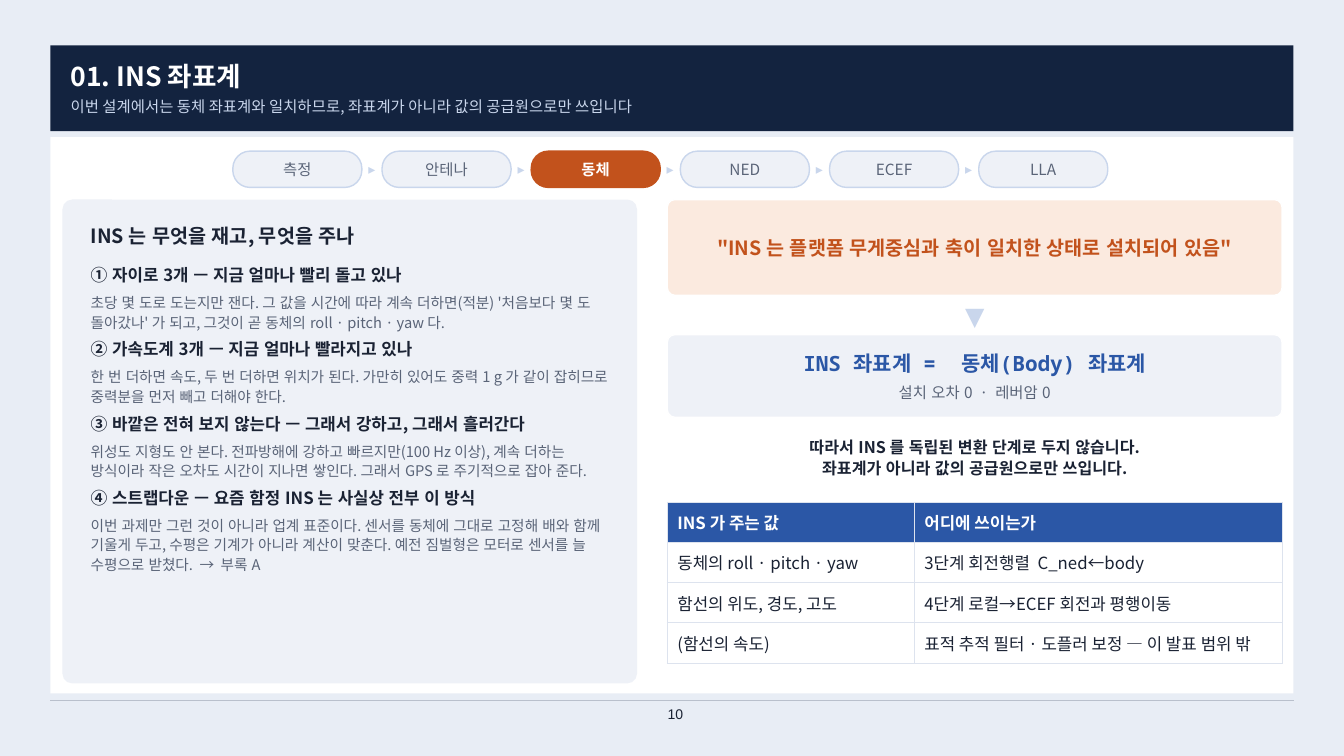
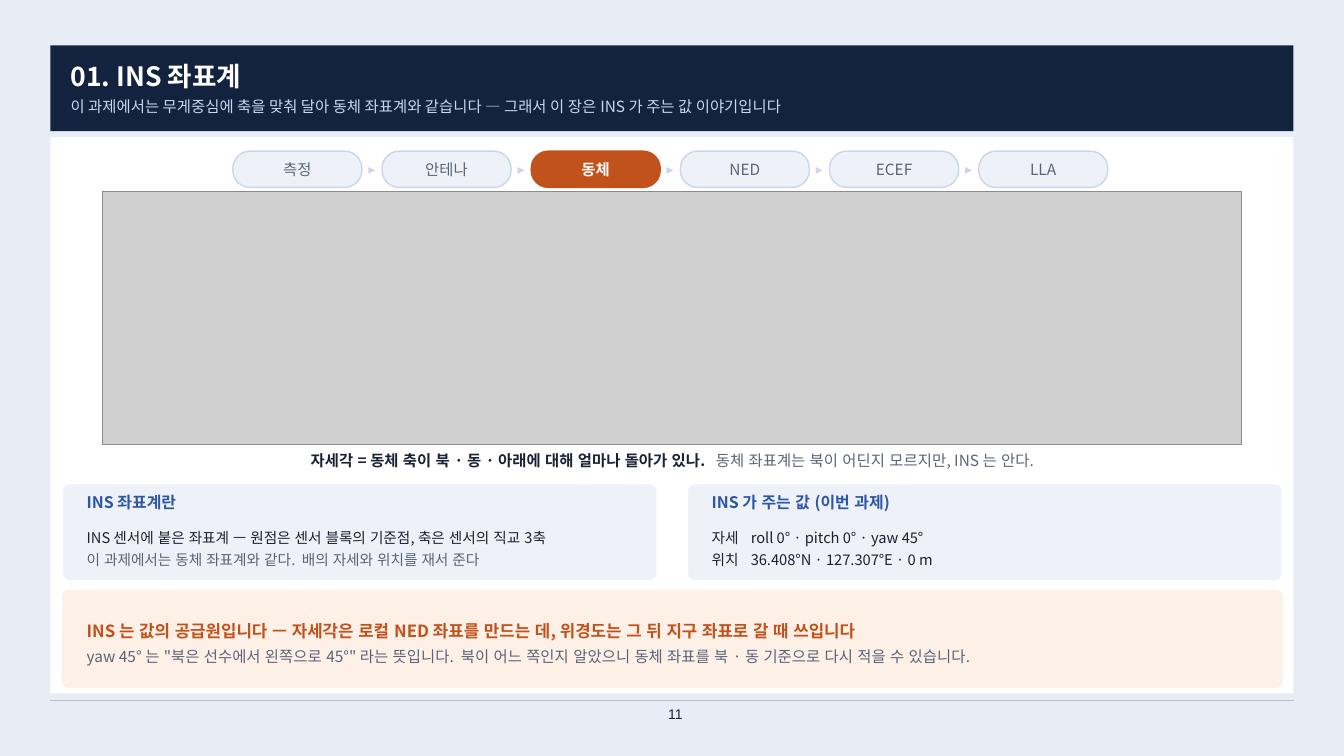
Before and after one commit to harley-hwan/radar-sw-study, a slide deck: slide 11 of Part2_CoordFrames/ref/산출물/Chapter2_coordinate_systems.pptx (slide 10 before the commit). Drawn at 1344x756 pixels with LibreOffice and Linux fonts; fonts in the diff are those of the drawing; grey boxes stand for pictures. Boxes give left, top, right and bottom in pixels: in the first picture for what was removed or moved away, otherwise in the second. Text is boxed around its words. In the diff, an @@ line names an element or a change of style, - is before the commit and + after.

```diff
--- a/Part2_CoordFrames/ref/산출물/Chapter2_coordinate_systems.pptx
+++ b/Part2_CoordFrames/ref/산출물/Chapter2_coordinate_systems.pptx
@@ text at [71, 99, 781, 113]: text changed @@
-이번 설계에서는 동체 좌표계와 일치하므로, 좌표계가 아니라 값의 공급원으로만 쓰입니다
+이 과제에서는 무게중심에 축을 맞춰 달아 동체 좌표계와 같습니다 — 그래서 이 장은 INS 가 주는 값 이야기입니다
@@ rounded rectangle removed at [63, 200, 637, 684] @@
@@ picture added at [103, 192, 1242, 445] @@
@@ rounded rectangle removed at [667, 200, 1282, 295] @@
@@ text removed at [91, 226, 355, 247] @@
-INS 는 무엇을 재고, 무엇을 주나
@@ text removed at [717, 238, 1232, 257] @@
-"INS 는 플랫폼 무게중심과 축이 일치한 상태로 설치되어 있음"
@@ text removed at [91, 266, 608, 571] @@
-① 자이로 3개 — 지금 얼마나 빨리 돌고 있나
-초당 몇 도로 도는지만 잰다. 그 값을 시간에 따라 계속 더하면(적분) '처음보다 몇 도 돌아갔나' 가 되고, 그것이 곧 동체의 roll · pitch · yaw 다.
-② 가속도계 3개 — 지금 얼마나 빨라지고 있나
-한 번 더하면 속도, 두 번 더하면 위치가 된다. 가만히 있어도 중력 1 g 가 같이 잡히므로 중력분을 먼저 빼고 더해야 한다.
-③ 바깥은 전혀 보지 않는다 — 그래서 강하고, 그래서 흘러간다
-위성도 지형도 안 본다. 전파방해에 강하고 빠르지만(100 Hz 이상), 계속 더하는 방식이라 작은 오차도 시간이 지나면 쌓인다. 그래서 GPS 로 주기적으로 잡아 준다.
-④ 스트랩다운 — 요즘 함정 INS 는 사실상 전부 이 방식
-이번 과제만 그런 것이 아니라 업계 표준이다. 센서를 동체에 그대로 고정해 배와 함께 기울게 두고, 수평은 기계가 아니라 계산이 맞춘다. 예전 짐벌형은 모터로 센서를 늘 수평으로 받쳤다. → 부록 A
@@ text removed at [667, 300, 1282, 331] @@
-▼
@@ text removed at [803, 353, 1146, 399] @@
-INS 좌표계 = 동체(Body) 좌표계
-설치 오차 0 · 레버암 0
@@ text removed at [809, 437, 1140, 476] @@
-따라서 INS 를 독립된 변환 단계로 두지 않습니다.
-좌표계가 아니라 값의 공급원으로만 쓰입니다.
@@ text added at [311, 453, 1034, 469], 11 pt, text #1A2233, bold @@
+자세각 = 동체 축이 북 · 동 · 아래에 대해 얼마나 돌아가 있나. 동체 좌표계는 북이 어딘지 모르지만, INS 는 안다.
@@ rounded rectangle added at [63, 484, 657, 581], fill #EEF1F7, outline #FFFFFF 1 pt @@
@@ text added at [87, 494, 176, 510], 11.4 pt, text #2B57A6, bold @@
+INS 좌표계란
@@ table removed at [667, 502, 1282, 658], 4 rows, 2 columns @@
-INS 가 주는 값 | 어디에 쓰이는가
-동체의 roll · pitch · yaw | 3단계 회전행렬 C_ned←body
-함선의 위도, 경도, 고도 | 4단계 로컬→ECEF 회전과 평행이동
-(함선의 속도) | 표적 추적 필터 · 도플러 보정 — 이 발표 범위 밖
@@ rounded rectangle: place and size @@
-rounded rectangle at [667, 335, 1282, 417]
+rounded rectangle at [688, 484, 1282, 581]
@@ rounded rectangle at [688, 484, 1282, 581]: proportions changed @@
@@ text added at [712, 494, 889, 511], 11.4 pt, text #2B57A6, bold @@
+INS 가 주는 값 (이번 과제)
@@ text added at [87, 531, 546, 566], 10.5 pt, text #1A2233 @@
+INS 센서에 붙은 좌표계 — 원점은 센서 블록의 기준점, 축은 센서의 직교 3축
+이 과제에서는 동체 좌표계와 같다. 배의 자세와 위치를 재서 준다
@@ text added at [712, 531, 933, 566], 10.5 pt, text #1A2233 @@
+자세 roll 0° · pitch 0° · yaw 45°
+위치 36.408°N · 127.307°E · 0 m
@@ rounded rectangle added at [63, 591, 1282, 688], fill #FDF0E7, outline #FDF0E7 1 pt @@
@@ text added at [87, 623, 970, 666], 11 pt, text #5A6478 @@
+INS 는 값의 공급원입니다 — 자세각은 로컬 NED 좌표를 만드는 데, 위경도는 그 뒤 지구 좌표로 갈 때 쓰입니다
+yaw 45° 는 "북은 선수에서 왼쪽으로 45°" 라는 뜻입니다. 북이 어느 쪽인지 알았으니 동체 좌표를 북 · 동 기준으로 다시 적을 수 있습니다.
@@ page number at [668, 709, 682, 719]: text changed @@
-10
+11
```
Also in this commit, not shown: 16 other slides changed, 23 other files.
